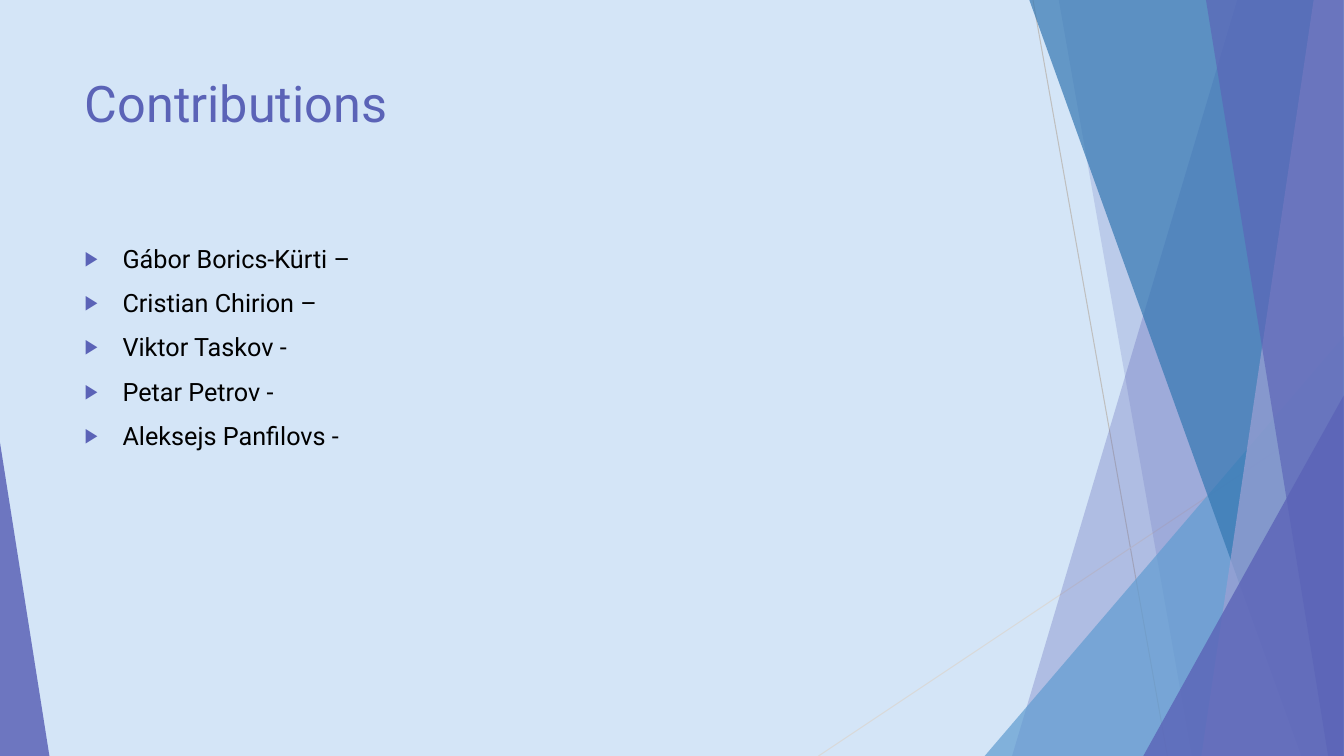
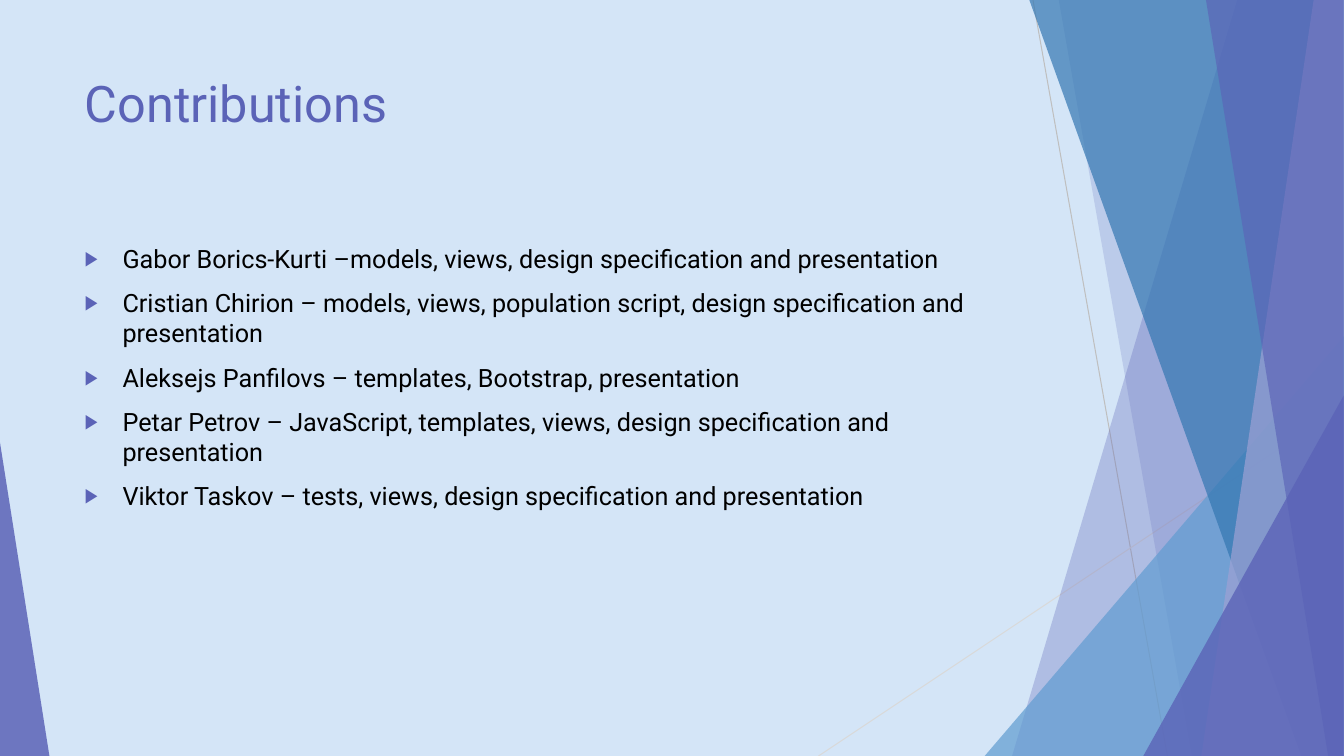
Before and after one commit to Gystark/RulersofKepler, a slide deck: slide 5 of presentation/Kepler.pptx (slide 8 before the commit). Drawn at 1344x756 pixels with LibreOffice and Linux fonts; fonts in the diff are those of the drawing. Boxes give left, top, right and bottom in pixels: in the first picture for what was removed or moved away, otherwise in the second. Text is boxed around its words. In the diff, an @@ line names an element or a change of style, - is before the commit and + after.

```diff
--- a/presentation/Kepler.pptx
+++ b/presentation/Kepler.pptx
@@ text at (123,249,964,511): text changed @@
-▶ Gábor Borics-Kürti –
-▶ Cristian Chirion –
-▶ Viktor Taskov -
-▶ Petar Petrov -
-▶ Aleksejs Panfilovs -
+▶ Gabor Borics-Kurti –models, views, design specification and presentation
+▶ Cristian Chirion – models, views, population script, design specification and presentation
+▶ Aleksejs Panfilovs – templates, Bootstrap, presentation
+▶ Petar Petrov – JavaScript, templates, views, design specification and presentation
+▶ Viktor Taskov – tests, views, design specification and presentation
```
Also in this commit, not shown: 3 other slides changed, 1 slide added, 4 slides removed, 14 other files.
